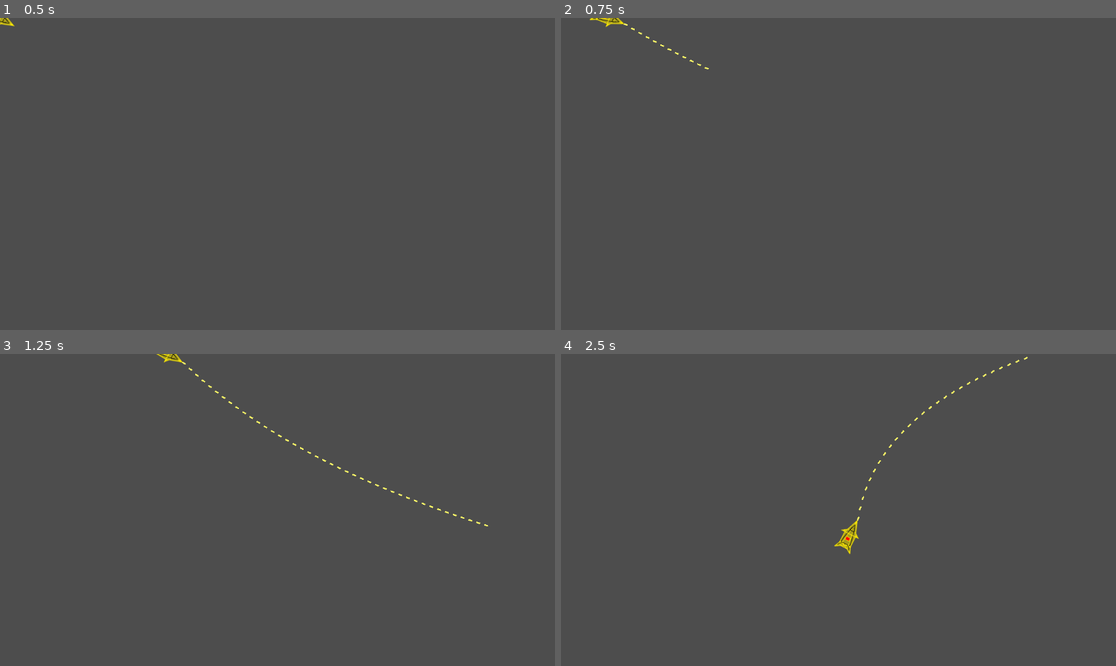
Above: before the commit, frames 1-4 (two rows, left to right).
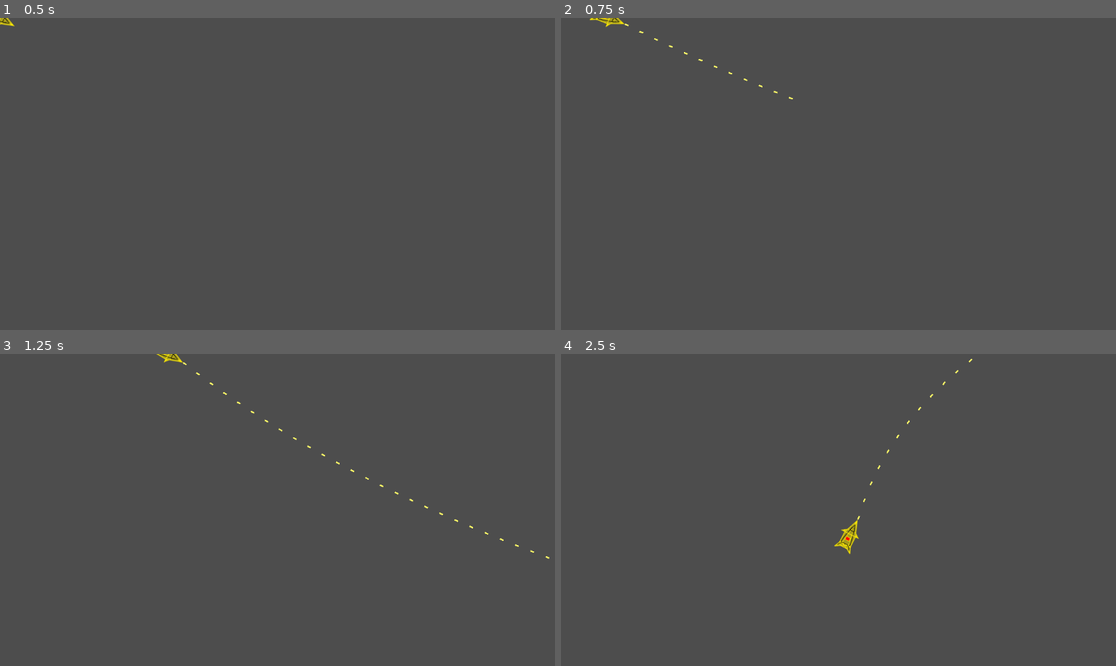
Above: after the commit, the same moments.

Repository: moonvent/SpaceAventure
Game: Godot game, scene res://scenes/level_1/level.tscn
Same seed, same stepped clock (60 frames per second), same inputs: the game is played once before the commit and once after it.
Inputs (mouse positions are in pixels of both pictures, inside the frame that each line leads up to):
- Up to frame 1 (0.5 s): no input
- Up to frame 2 (0.75 s): tap Enter at 0.5 s; move the mouse to (960, 158) at 0.52 s; hold D (right) from 0.53 s (still down); hold Space (fire) from 0.53 s (still down)
- Up to frame 3 (1.25 s): keep holding D (right); keep holding Space (fire)
- Up to frame 4 (2.5 s): move the mouse to (727, 525) at 1.27 s; release D (right) at 1.28 s; release Space (fire) at 1.28 s; hold S (down) 1.28-2.03 s; tap Space (fire) at 1.35 s; move the mouse to (894, 441) at 2.02 s; hold D (right) from 2.03 s (still down); hold Space (fire) from 2.03 s (still down)

Frame 1 is identical in both runs. In frame 2, 0.1% of the frame differs, in the area x 11-42%, y 1-27%; in frame 3, 0.3%, in the area x 32-99%, y 2-66%; in frame 4, 0.2%.

Commit message:
A little refactoring, add more inheritance;

Diff:
--- a/scenes/level_1/bullet.tscn
+++ b/scenes/level_1/bullet.tscn
@@ -1,17 +1,20 @@
-[gd_scene load_steps=4 format=3 uid="uid://4v8x5drffc58"]
+[gd_scene load_steps=5 format=3 uid="uid://v4cvq1dnccrv"]
 
+[ext_resource type="PackedScene" uid="uid://cjrtiwyjljgrm" path="res://scenes/level_1/projectile.tscn" id="1_8j4l0"]
 [ext_resource type="Script" path="res://scripts/level_1/bullet.gd" id="1_8k1kt"]
 [ext_resource type="Texture2D" uid="uid://ct4emskta0hl5" path="res://textures/level_1/bullet.png" id="1_rt1bb"]
 
-[sub_resource type="RectangleShape2D" id="RectangleShape2D_iaywy"]
-size = Vector2(8, 3)
+[sub_resource type="RectangleShape2D" id="RectangleShape2D_2ykmm"]
+size = Vector2(3.375, 8.88889)
 
-[node name="Bullet" type="Area2D"]
+[node name="Bullet" instance=ExtResource("1_8j4l0")]
 script = ExtResource("1_8k1kt")
 
-[node name="Sprite2D" type="Sprite2D" parent="."]
+[node name="Sprite2D" parent="." index="0"]
 rotation = 1.5708
 texture = ExtResource("1_rt1bb")
 
-[node name="CollisionShape2D" type="CollisionShape2D" parent="."]
-shape = SubResource("RectangleShape2D_iaywy")
+[node name="CollisionShape2D" parent="." index="1"]
+rotation = 1.5708
+scale = Vector2(0.9, 0.9)
+shape = SubResource("RectangleShape2D_2ykmm")
--- a/scenes/level_1/level.tscn
+++ b/scenes/level_1/level.tscn
@@ -1,7 +1,7 @@
 [gd_scene load_steps=3 format=3 uid="uid://sebyshuqf3h2"]
 
 [ext_resource type="Script" path="res://scripts/level_1/level.gd" id="1_3t3se"]
-[ext_resource type="PackedScene" uid="uid://c02dtprdw6igs" path="res://scenes/level_1/player.tscn" id="2_kwk2h"]
+[ext_resource type="PackedScene" uid="uid://c02dtprdw6igs" path="res://scenes/level_1/player2.tscn" id="2_kwk2h"]
 
 [node name="Level" type="Node2D"]
 script = ExtResource("1_3t3se")
--- a/scenes/level_1/player.tscn
+++ b/scenes/level_1/player.tscn
@@ -1,18 +1,20 @@
-[gd_scene load_steps=3 format=3 uid="uid://c02dtprdw6igs"]
+[gd_scene load_steps=4 format=3 uid="uid://c1p70xx8qxjf6"]
 
 [ext_resource type="Script" path="res://scripts/level_1/player.gd" id="1_0hok4"]
+[ext_resource type="PackedScene" uid="uid://dq7c0j0gdyihb" path="res://scenes/level_1/space_ship.tscn" id="1_4ud3i"]
 [ext_resource type="Texture2D" uid="uid://cjy7eqa84hjxl" path="res://textures/level_1/shuffle_v1.png" id="2_myhpg"]
 
-[node name="Player" type="CharacterBody2D"]
+[node name="Player" instance=ExtResource("1_4ud3i")]
 script = ExtResource("1_0hok4")
 
-[node name="Sprite2D" type="Sprite2D" parent="."]
+[node name="Sprite2D" parent="." index="0"]
 rotation = 1.5708
 texture = ExtResource("2_myhpg")
 
-[node name="CollisionPolygon2D" type="CollisionPolygon2D" parent="."]
+[node name="CollisionPolygon2D" parent="." index="1"]
 rotation = 1.5708
-polygon = PackedVector2Array(0, -36, -12, -8, -25, 1, -15, 1, -15, 25, -20, 39, -7, 31, 7, 31, 21, 39, 14, 24, 14, 1, 23, 1, 11, -8)
+polygon = PackedVector2Array(0, -36, -11, -9, -23, 0, -14, 1, -15, 25, -21, 39, -7, 31, 7, 31, 21, 39, 15, 24, 14, 1, 23, 0, 11, -8)
 
-[node name="ShotMarker" type="Marker2D" parent="."]
-position = Vector2(37, 0)
+[node name="ShotMarker" parent="." index="2"]
+position = Vector2(0, -37)
+rotation = 1.5708
--- /dev/null
+++ b/scenes/level_1/player2.tscn
@@ -0,0 +1,18 @@
+[gd_scene load_steps=3 format=3 uid="uid://d4ioswkkbnyal"]
+
+[ext_resource type="Script" path="res://scripts/level_1/player.gd" id="1_sinka"]
+[ext_resource type="Texture2D" uid="uid://cjy7eqa84hjxl" path="res://textures/level_1/shuffle_v1.png" id="2_xfbhj"]
+
+[node name="Player" type="CharacterBody2D"]
+script = ExtResource("1_sinka")
+
+[node name="Sprite2D" type="Sprite2D" parent="."]
+rotation = 1.5708
+texture = ExtResource("2_xfbhj")
+
+[node name="CollisionPolygon2D" type="CollisionPolygon2D" parent="."]
+rotation = 1.5708
+polygon = PackedVector2Array(0, -36, -12, -8, -25, 1, -15, 1, -15, 25, -20, 39, -7, 31, 7, 31, 21, 39, 14, 24, 14, 1, 23, 1, 11, -8)
+
+[node name="ShotMarker" type="Marker2D" parent="."]
+position = Vector2(39, 0)
--- /dev/null
+++ b/scenes/level_1/projectile.tscn
@@ -0,0 +1,12 @@
+[gd_scene load_steps=2 format=3 uid="uid://cjrtiwyjljgrm"]
+
+[ext_resource type="Script" path="res://scripts/level_1/meta/projectile.gd" id="1_ooo8x"]
+
+[node name="Projectile" type="Area2D"]
+script = ExtResource("1_ooo8x")
+
+[node name="Sprite2D" type="Sprite2D" parent="."]
+
+[node name="CollisionShape2D" type="CollisionShape2D" parent="."]
+
+[node name="SelfDestructionTimer" type="Timer" parent="."]
--- a/scenes/level_1/space_ship.tscn
+++ b/scenes/level_1/space_ship.tscn
@@ -1,3 +1,9 @@
 [gd_scene format=3 uid="uid://dq7c0j0gdyihb"]
 
 [node name="SpaceShip" type="CharacterBody2D"]
+
+[node name="Sprite2D" type="Sprite2D" parent="."]
+
+[node name="CollisionPolygon2D" type="CollisionPolygon2D" parent="."]
+
+[node name="ShotMarker" type="Marker2D" parent="."]
--- a/scripts/level_1/bullet.gd
+++ b/scripts/level_1/bullet.gd
@@ -4,6 +4,5 @@
 class_name Bullet
 
 
-func init(projectile_direction: Vector2, shot_position: Vector2):
-    SPEED = 1500
-    super(projectile_direction, shot_position)
+func init_without_params():
+    SPEED = 2500
--- a/scripts/level_1/meta/projectile.gd
+++ b/scripts/level_1/meta/projectile.gd
@@ -8,7 +8,12 @@
 var direction: Vector2
 
 
+func init_without_params():
+    pass
+
+
 func init(projectile_direction: Vector2, shot_position: Vector2):
+    init_without_params()
     direction = projectile_direction
     position = shot_position
     rotation = projectile_direction.angle()
